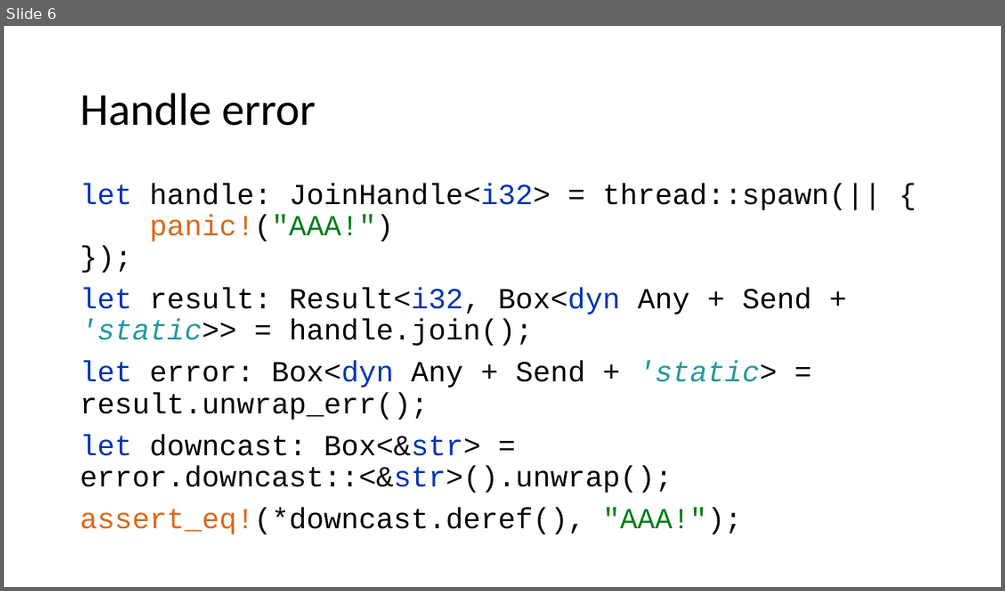
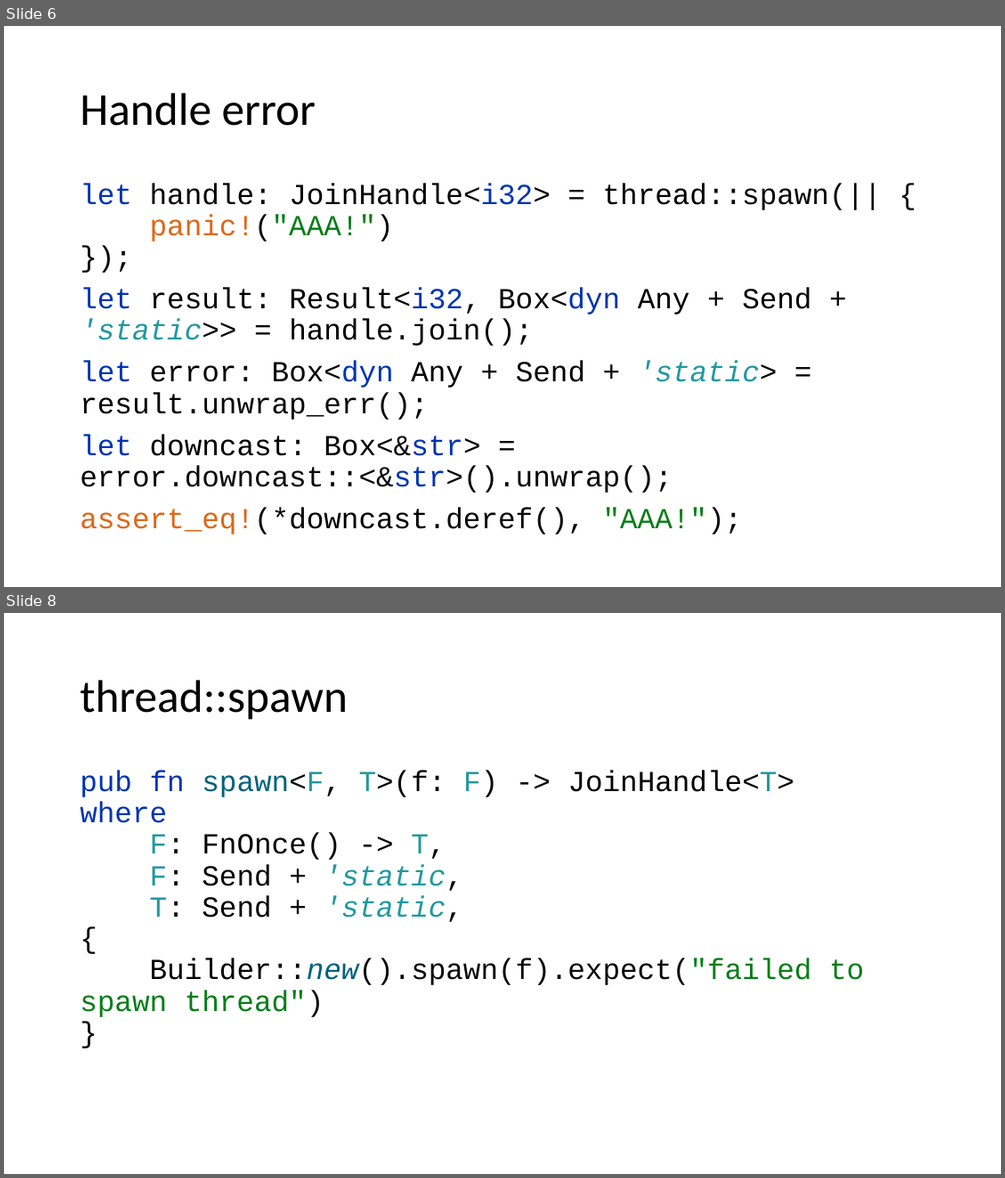
Before and after one commit to kugushev/course-rust-basics, a slide deck: src/11-Multithreading/11-Multithreading.pptx. Shown one above the other, each under a label of ours: slide 6 before the commit, slides 6 and 8 after it; the slides between them are not shown. The pictures are 1005x591 and 1005x1178 pixels, drawn with LibreOffice and Linux fonts; fonts in the diff are those of the drawing. Boxes give left, top, right and bottom in pixels: in the first picture for what was removed or moved away, otherwise in the second. Text is boxed around its words. In the diff, an @@ line names an element or a change of style, - is before the commit and + after.

```diff
--- a/src/11-Multithreading/11-Multithreading.pptx
+++ b/src/11-Multithreading/11-Multithreading.pptx
@@ slide 8 added at bbox=[4, 613, 1001, 1174], background #FFFFFF @@
@@ title added at bbox=[80, 680, 348, 720], 44 pt, text #000000 @@
+thread::spawn
@@ text added at bbox=[80, 770, 864, 1017], 28 pt, text #080808 @@
+pub fn spawn<F, T>(f: F) -> JoinHandle<T>
+where
+F: FnOnce() -> T,
+F: Send + 'static,
+T: Send + 'static,
+{
+Builder::new().spawn(f).expect("failed to spawn thread")
+}
```
Also in this commit, not shown: 28 other slides added, 1 slide removed.
